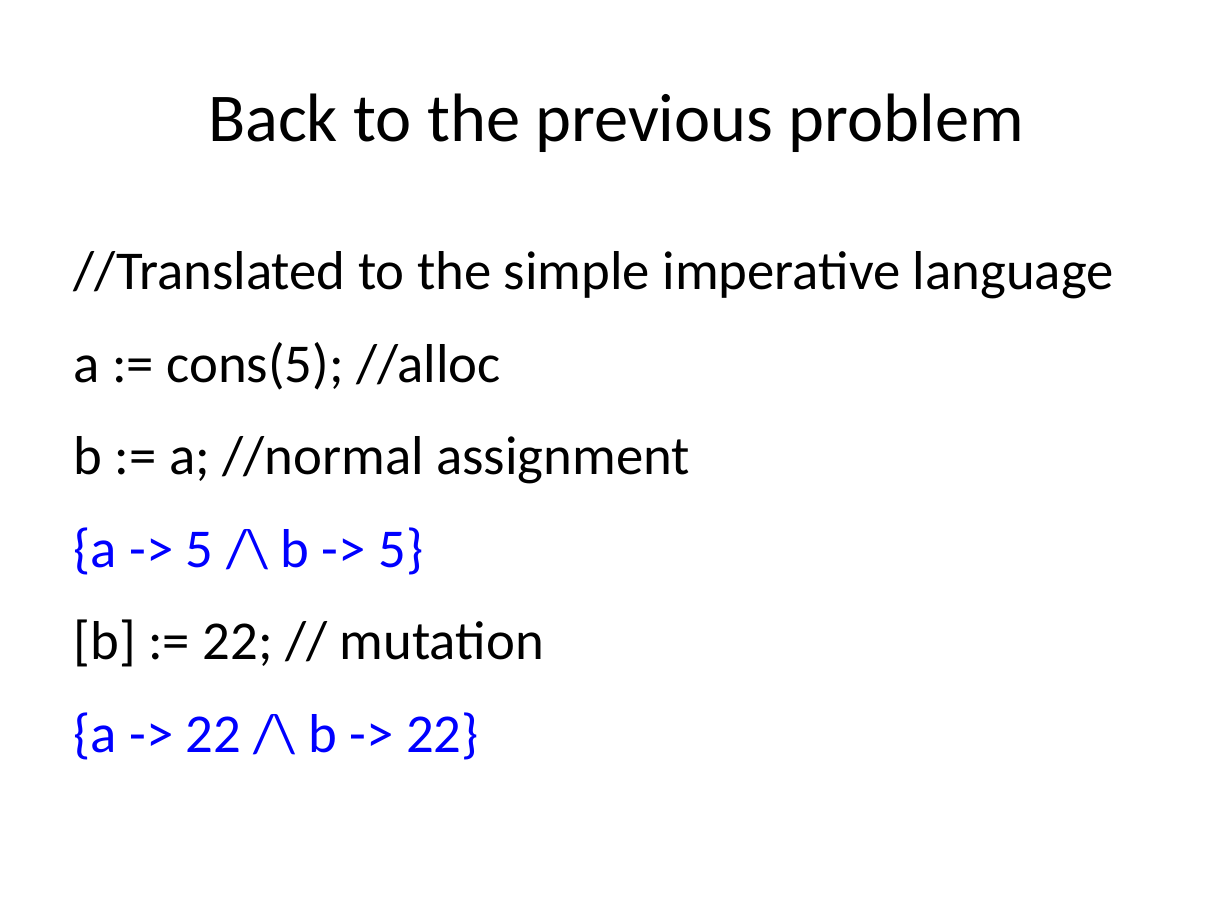
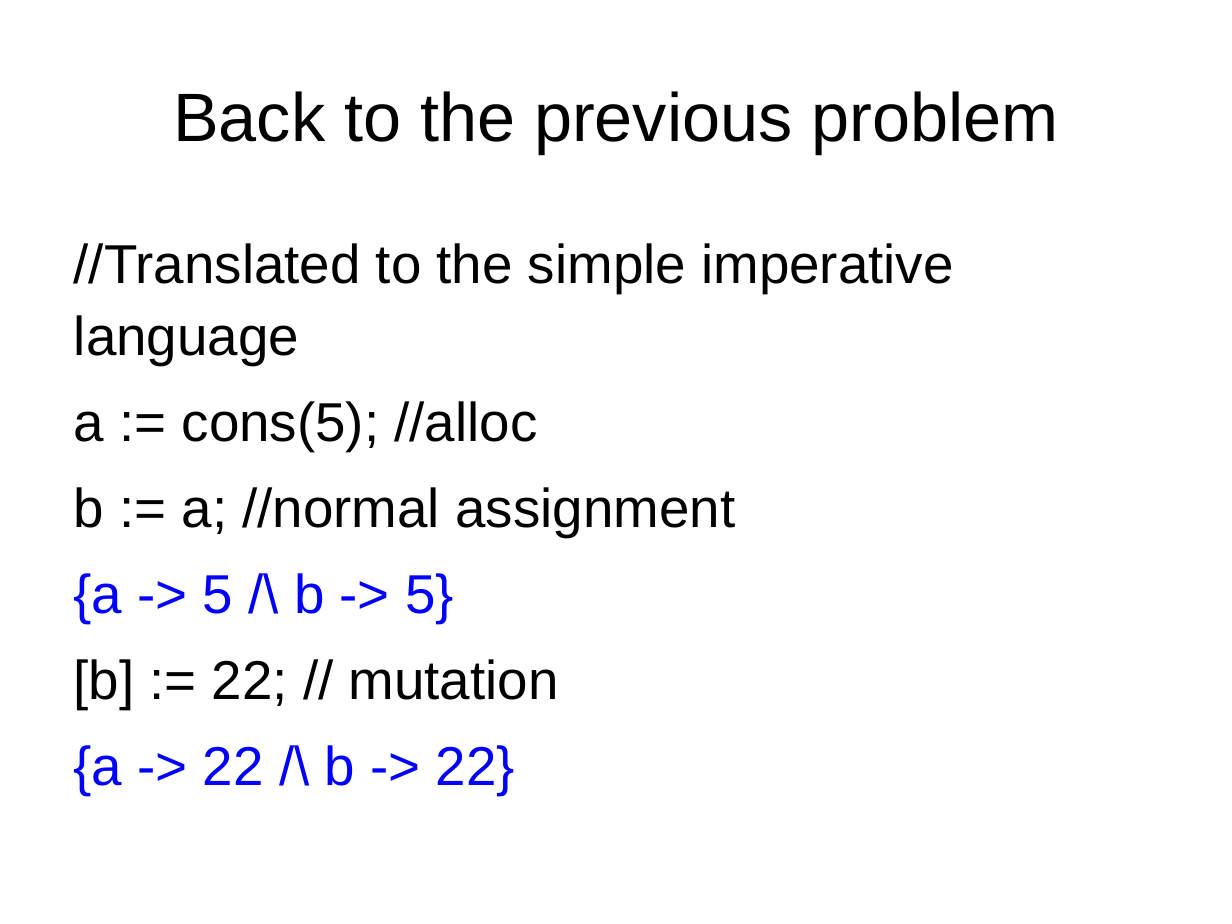
Before and after one commit to xiaohe27/Papers4Courses, a slide deck: slide 16 of FM/presentations/Overview of Separation Logic.ppt. Drawn at 1232x924 pixels with LibreOffice and Linux fonts; fonts in the diff are those of the drawing. Boxes give left, top, right and bottom in pixels: in the first picture for what was removed or moved away, otherwise in the second. Text is boxed around its words. In the diff, an @@ line names an element or a change of style, - is before the commit and + after.

```diff
--- a/FM/presentations/Overview of Separation Logic.ppt
+++ b/FM/presentations/Overview of Separation Logic.ppt
@@ title "Back to the previous problem" at (173,91,1059,153): font Calibri to Arial @@
@@ text "//Translated to the simple imperative ..." at (74,243,954,795): font Calibri to Arial; indent changed; line spacing 1.2 to 1.1 @@
```
Also in this commit, not shown: 19 other slides changed.
